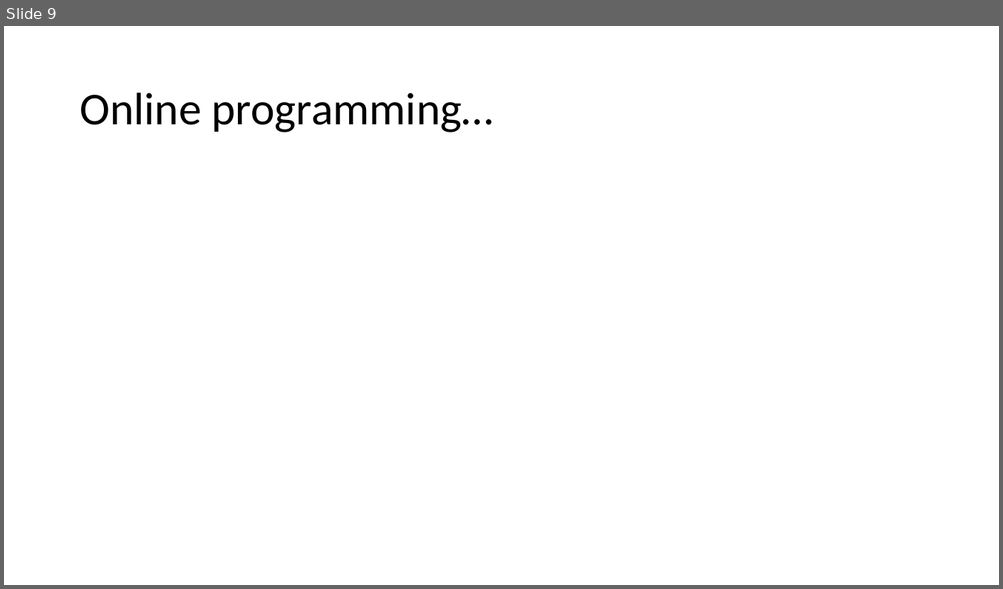
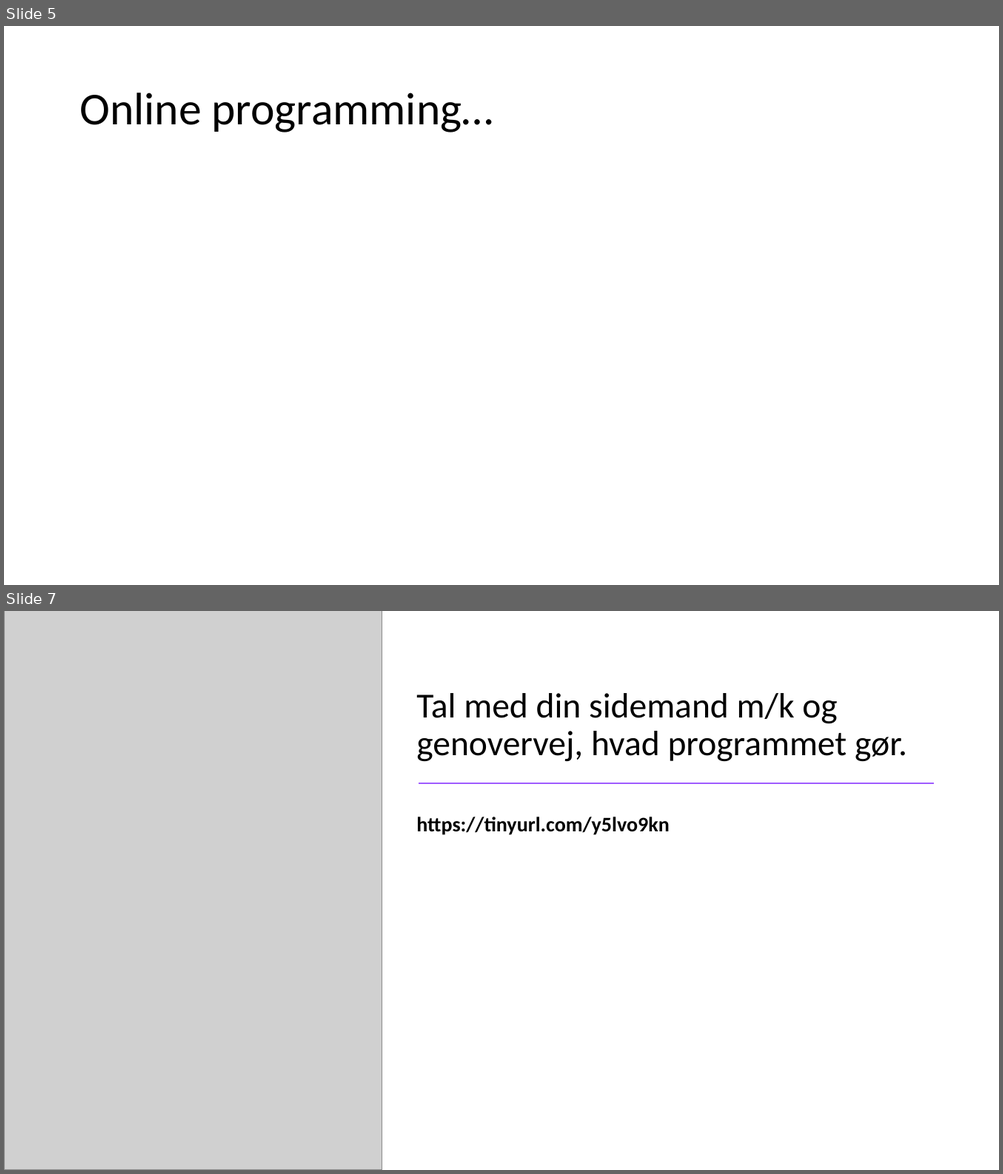
Before and after one commit to fisterloegsovs/pop22, a slide deck: lectures/1.2Scratch/lecture.pptx. Shown one above the other, each under a label of ours: slide 9 before the commit, slides 5 and 7 after it; the slides between them are not shown. The pictures are 1003x589 and 1003x1174 pixels, drawn with LibreOffice and Linux fonts; fonts in the diff are those of the drawing; grey boxes stand for pictures. Boxes give left, top, right and bottom in pixels: in the first picture for what was removed or moved away, otherwise in the second. Text is boxed around its words. In the diff, an @@ line names an element or a change of style, - is before the commit and + after.

```diff
--- a/lectures/1.2Scratch/lecture.pptx
+++ b/lectures/1.2Scratch/lecture.pptx
@@ slide 7 added at [4, 611, 999, 1170], background #FFFFFF @@
@@ picture added at [4, 611, 382, 1170] @@
@@ title added at [416, 693, 907, 761], 34 pt, text #000000 @@
+Tal med din sidemand m/k og genovervej, hvad programmet gør.
@@ line added from (419, 783) to (933, 783), #9F5CFF 1.5 pt @@
@@ text added at [416, 817, 669, 835], 20 pt, text #000000, bold @@
+https://tinyurl.com/y5lvo9kn
@@ what was slide 9 is now slide 5 @@
```
Also in this commit, not shown: 3 slides changed, 10 other slides added, 5 slides removed, 27 other files.
